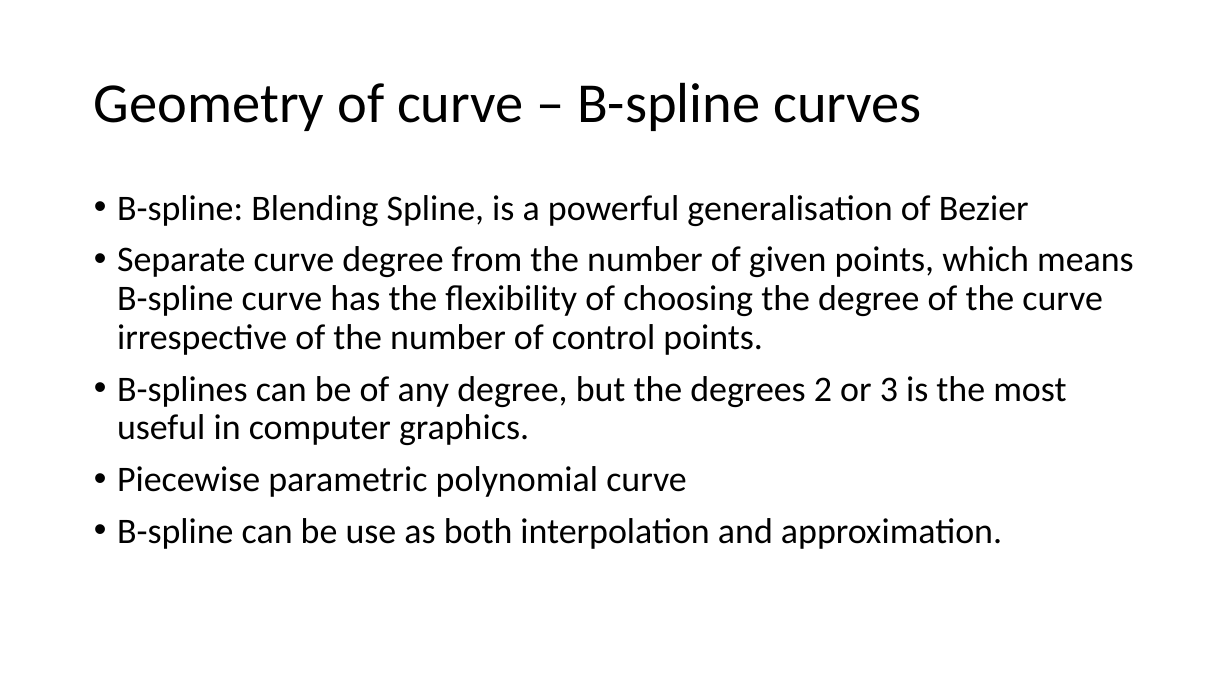
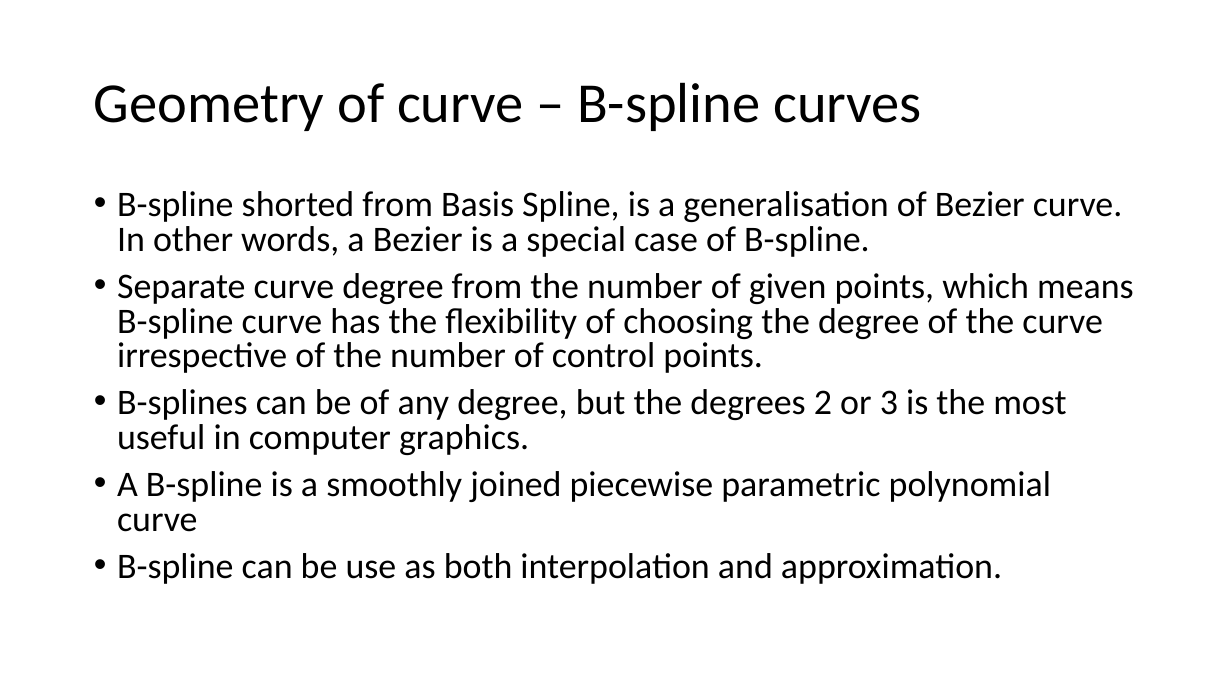
Before and after one commit to Jinny-Ching/cad_cam_course, a slide deck: slide 45 of CAD_CAM.pptx (slide 44 before the commit). Drawn at 1232x693 pixels with LibreOffice and Linux fonts; fonts in the diff are those of the drawing. Boxes give left, top, right and bottom in pixels: in the first picture for what was removed or moved away, otherwise in the second. Text is boxed around its words. In the diff, an @@ line names an element or a change of style, - is before the commit and + after.

```diff
--- a/CAD_CAM.pptx
+++ b/CAD_CAM.pptx
@@ text at (117,191,1123,257): text changed @@
-• B-spline: Blending Spline, is a powerful generalisation of Bezier
+• B-spline shorted from Basis Spline, is a generalisation of Bezier curve. In other words, a Bezier is a special case of B-spline.
@@ text at (117,273,1134,584): line spacing 0.9 to 0.8 @@
@@ text at (117,471,1051,532): text changed @@
-• Piecewise parametric polynomial curve
+• A B-spline is a smoothly joined piecewise parametric polynomial curve
```
Also in this commit, not shown: 3 other slides changed, 2 slides added, 1 slide removed.
